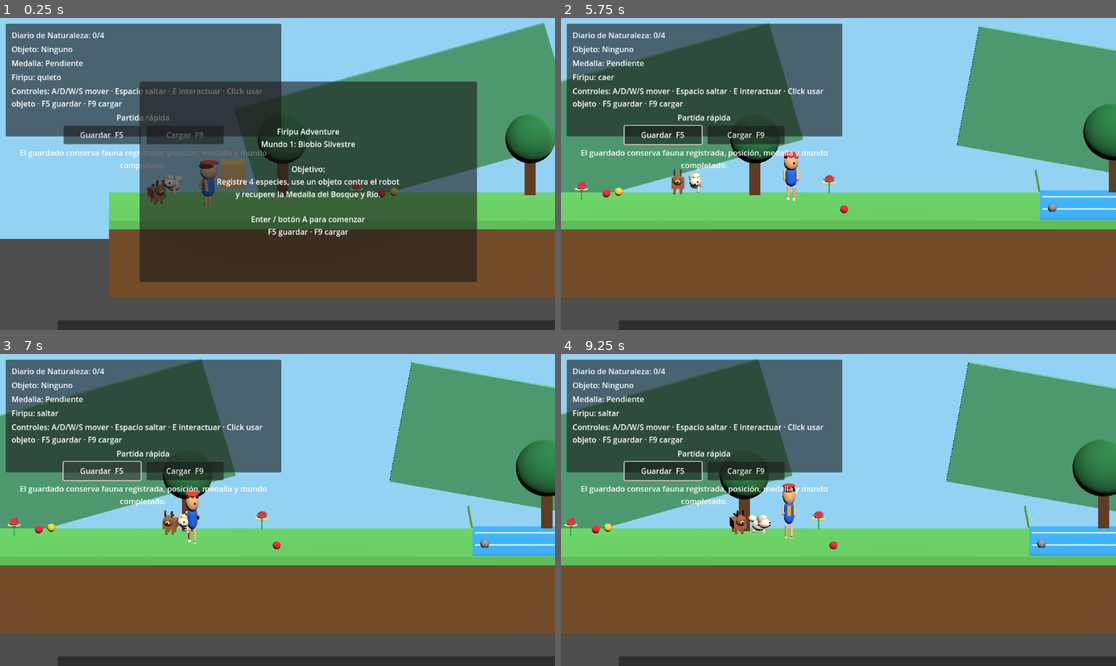
Above: before the commit, frames 1-4 (two rows, left to right).
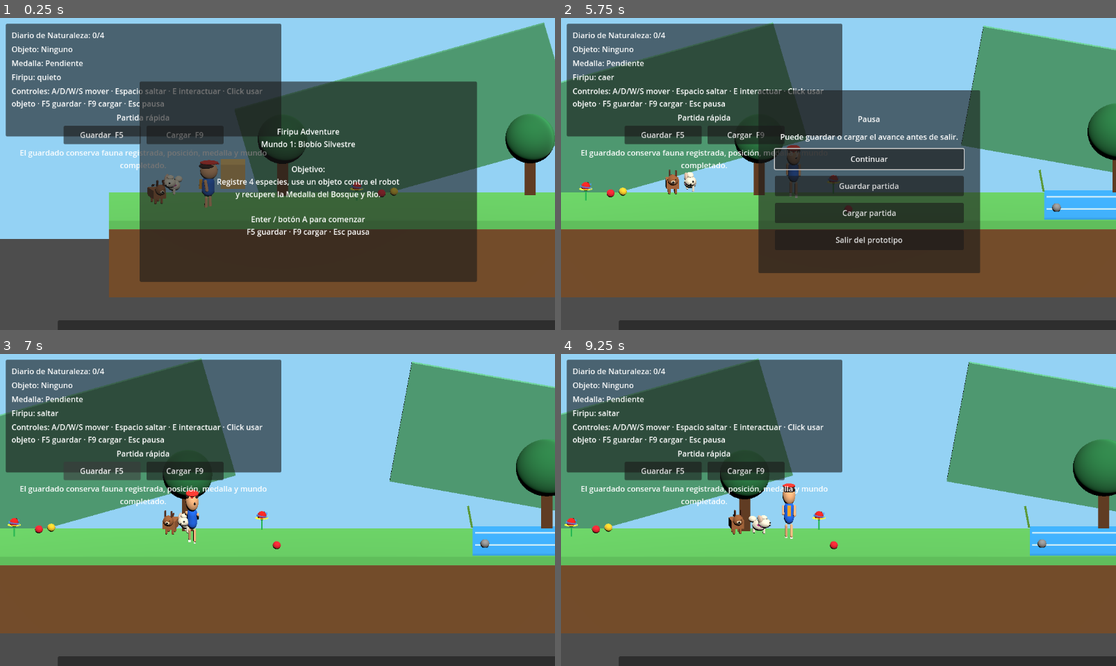
Above: after the commit, the same moments.

Repository: kokoro-kun-1/FiripuAdventure
Game: Godot game, scene res://scenes/levels/level_biobio_prototype.tscn
The game is run twice, just before and just after one commit, with the same random seed, the same clock (stepped at 60 frames per second) and the same inputs.
Inputs (mouse positions are in pixels of both pictures, inside the frame that each line leads up to):
- Up to frame 1 (0.25 s): no input
- Up to frame 2 (5.75 s): click "Guardar F5" at 0.5 s; click "Cargar F9" at 1.25 s; tap Enter (ui_accept) at 2, 3.05, 5.3 s; move the mouse to (960, 158) at 2.02 s; hold D (move_right) 2.03-2.78 s; hold E (interact) 2.03-2.78 s; click (960, 158) at 2.17 s; tap Space (jump) at 2.27, 3.02, 4.52, 5.27 s; tap Shift (run) at 2.3, 2.85, 4.55 s; move the mouse to (727, 189) at 2.77 s; hold S (move_back) 2.78-3.53 s; move the mouse to (894, 105) at 3.52 s; hold D (move_right) 3.53-4.28 s; hold Enter (ui_accept) 3.53-4.28 s; tap E (interact) at 3.8 s; move the mouse to (810, 236) at 4.27 s; hold W (move_forward) 4.28-5.03 s; tap Ctrl (dodge) at 4.35 s; click (810, 236) at 4.42 s; move the mouse to (1005, 220) at 5.02 s; hold A (move_left) from 5.03 s (still down); hold E (interact) from 5.03 s (still down); tap Escape (pause_menu, bound only after the commit) at 5.65 s
- Up to frame 3 (7 s): release A (move_left) at 5.75 s; release E (interact) at 5.75 s; click (310, 494) at 5.75 s, where only the run after the commit has a clickable "Continuar"; move the mouse to (111, 463) at 6.52 s; hold A (move_left) from 6.53 s (still down); tap Shift (run) at 6.6 s; tap Space (jump) at 6.77 s; tap E (interact) at 6.8 s
- Up to frame 4 (9.25 s): move the mouse to (866, 510) at 7.27 s; release A (move_left) at 7.28 s; hold S (move_back) 7.28-8.03 s; hold Enter (ui_accept) 7.28-8.03 s; click (866, 510) at 7.42 s; tap Shift (run) at 7.55 s; move the mouse to (755, 432) at 8.02 s; hold D (move_right) 8.03-8.78 s; click (755, 432) at 8.1 s; tap Space (jump) at 8.27, 9.02 s; tap Enter (ui_accept) at 8.3 s; move the mouse to (960, 494) at 8.77 s; hold W (move_forward) from 8.78 s (still down); hold E (interact) from 8.78 s (still down)

The runs differ from the first frame. In frame 1, 0.4% of the frame differs, in the area x 22-67%, y 26-71%; in frame 2, 25%, in the area x 0-100%, y 1-82%; in frame 3, 0.3%; in frame 4, 0.7%.

Commit message:
feat: add pause menu

Diff:
--- a/scenes/ui/hud.tscn
+++ b/scenes/ui/hud.tscn
@@ -31,7 +31,7 @@
 text = "Firipu: quieto"
 
 [node name="ControlsLabel" type="Label" parent="Panel/VBox"]
-text = "Controles: A/D/W/S mover · Espacio saltar · E interactuar · Click usar objeto · F5 guardar · F9 cargar"
+text = "Controles: A/D/W/S mover · Espacio saltar · E interactuar · Click usar objeto · F5 guardar · F9 cargar · Esc pausa"
 autowrap_mode = 3
 
 [node name="SaveLoadTitle" type="Label" parent="Panel/VBox"]
@@ -89,6 +89,46 @@
 vertical_alignment = 1
 autowrap_mode = 3
 
+[node name="PausePanel" type="Panel" parent="."]
+visible = false
+offset_left = 410.0
+offset_top = 150.0
+offset_right = 870.0
+offset_bottom = 530.0
+
+[node name="PauseVBox" type="VBoxContainer" parent="PausePanel"]
+offset_left = 34.0
+offset_top = 28.0
+offset_right = 426.0
+offset_bottom = 352.0
+theme_override_constants/separation = 14
+alignment = 1
+
+[node name="PauseTitle" type="Label" parent="PausePanel/PauseVBox"]
+text = "Pausa"
+horizontal_alignment = 1
+
+[node name="PauseHint" type="Label" parent="PausePanel/PauseVBox"]
+text = "Puede guardar o cargar el avance antes de salir."
+horizontal_alignment = 1
+autowrap_mode = 3
+
+[node name="ContinueButton" type="Button" parent="PausePanel/PauseVBox"]
+custom_minimum_size = Vector2(300, 42)
+text = "Continuar"
+
+[node name="SaveButton" type="Button" parent="PausePanel/PauseVBox"]
+custom_minimum_size = Vector2(300, 42)
+text = "Guardar partida"
+
+[node name="LoadButton" type="Button" parent="PausePanel/PauseVBox"]
+custom_minimum_size = Vector2(300, 42)
+text = "Cargar partida"
+
+[node name="ExitButton" type="Button" parent="PausePanel/PauseVBox"]
+custom_minimum_size = Vector2(300, 42)
+text = "Salir del prototipo"
+
 [node name="VictoryPanel" type="Panel" parent="."]
 visible = false
 offset_left = 300.0
--- a/scripts/levels/level_biobio_prototype.gd
+++ b/scripts/levels/level_biobio_prototype.gd
@@ -22,6 +22,8 @@
 			hud.save_requested.connect(_on_save_requested)
 		if hud.has_signal("load_requested"):
 			hud.load_requested.connect(_on_load_requested)
+		if hud.has_signal("exit_requested"):
+			hud.exit_requested.connect(_on_exit_requested)
 		if player.has_method("set_input_locked"):
 			player.set_input_locked(true)
 		medal_area.body_entered.connect(_on_medal_area_body_entered)
@@ -65,6 +67,10 @@
 	if hud.has_method("show_message"):
 		hud.show_message("Partida cargada.")
 
+func _on_exit_requested() -> void:
+	print("FLOW_EXIT_REQUESTED Mundo 1 Biobío")
+	get_tree().quit(0)
+
 func _on_medal_area_body_entered(body: Node) -> void:
 	if body == player and player.has_method("obtain_medal"):
 		player.obtain_medal()
--- a/scripts/ui/hud.gd
+++ b/scripts/ui/hud.gd
@@ -3,6 +3,7 @@
 signal start_requested
 signal save_requested
 signal load_requested
+signal exit_requested
 
 @onready var fauna_label: Label = $Panel/VBox/FaunaLabel
 @onready var object_label: Label = $Panel/VBox/ObjectLabel
@@ -14,24 +15,47 @@
 @onready var hint_label: Label = $BottomPanel/HintLabel
 @onready var start_panel: Panel = $StartPanel
 @onready var start_label: Label = $StartPanel/StartLabel
+@onready var pause_panel: Panel = $PausePanel
+@onready var pause_continue_button: Button = $PausePanel/PauseVBox/ContinueButton
+@onready var pause_save_button: Button = $PausePanel/PauseVBox/SaveButton
+@onready var pause_load_button: Button = $PausePanel/PauseVBox/LoadButton
+@onready var pause_exit_button: Button = $PausePanel/PauseVBox/ExitButton
 @onready var victory_panel: Panel = $VictoryPanel
 @onready var victory_label: Label = $VictoryPanel/VictoryLabel
 
 var game_started := false
+var pause_open := false
 var latest_count := 0
 var latest_total := 4
 var latest_object := "Ninguno"
 var latest_medal := "Medalla: Pendiente"
 
 func _ready() -> void:
-	_ensure_xbox_start_action()
+	process_mode = Node.PROCESS_MODE_ALWAYS
+	_ensure_ui_actions()
 	save_button.pressed.connect(_on_save_button_pressed)
 	load_button.pressed.connect(_on_load_button_pressed)
+	pause_continue_button.pressed.connect(close_pause_menu)
+	pause_save_button.pressed.connect(_on_pause_save_button_pressed)
+	pause_load_button.pressed.connect(_on_pause_load_button_pressed)
+	pause_exit_button.pressed.connect(_on_pause_exit_button_pressed)
 	victory_panel.visible = false
+	pause_panel.visible = false
 	start_panel.visible = true
-	start_label.text = "Firipu Adventure\nMundo 1: Biobío Silvestre\n\nObjetivo:\nRegistre 4 especies, use un objeto contra el robot\ny recupere la Medalla del Bosque y Río.\n\nEnter / botón A para comenzar\nF5 guardar · F9 cargar"
-	controls_label.text = "Controles: A/D/W/S mover · Espacio saltar · E interactuar · Click usar objeto · F5 guardar · F9 cargar"
+	start_label.text = "Firipu Adventure\nMundo 1: Biobío Silvestre\n\nObjetivo:\nRegistre 4 especies, use un objeto contra el robot\ny recupere la Medalla del Bosque y Río.\n\nEnter / botón A para comenzar\nF5 guardar · F9 cargar · Esc pausa"
+	controls_label.text = "Controles: A/D/W/S mover · Espacio saltar · E interactuar · Click usar objeto · F5 guardar · F9 cargar · Esc pausa"
 	show_message("Presione Enter o botón A del mando Xbox para comenzar la aventura.")
+
+func _ensure_ui_actions() -> void:
+	_ensure_xbox_start_action()
+	if not InputMap.has_action("pause_menu"):
+		InputMap.add_action("pause_menu")
+	var esc_event := InputEventKey.new()
+	esc_event.keycode = KEY_ESCAPE
+	InputMap.action_add_event("pause_menu", esc_event)
+	var start_event := InputEventJoypadButton.new()
+	start_event.button_index = JOY_BUTTON_START
+	InputMap.action_add_event("pause_menu", start_event)
 
 func _ensure_xbox_start_action() -> void:
 	if not InputMap.has_action("ui_accept"):
@@ -46,6 +70,9 @@
 func _unhandled_input(event: InputEvent) -> void:
 	if not game_started and event.is_action_pressed("ui_accept"):
 		start_game()
+		return
+	if game_started and event.is_action_pressed("pause_menu"):
+		toggle_pause_menu()
 
 func bind_player(player: Node) -> void:
 	if player.has_signal("collected_changed"):
@@ -69,6 +96,32 @@
 	show_message("Avance por el sendero: registre la fauna, tome piedra/rama y enfrente al robot.")
 	start_requested.emit()
 
+func toggle_pause_menu() -> void:
+	if pause_open:
+		close_pause_menu()
+	else:
+		open_pause_menu()
+
+func open_pause_menu() -> void:
+	if pause_open:
+		return
+	pause_open = true
+	pause_panel.visible = true
+	get_tree().paused = true
+	pause_continue_button.grab_focus()
+	show_message("Pausa: puede guardar, cargar, continuar o salir.")
+
+func close_pause_menu() -> void:
+	if not pause_open:
+		return
+	pause_open = false
+	pause_panel.visible = false
+	get_tree().paused = false
+	show_message("Juego reanudado.")
+
+func is_pause_menu_open() -> bool:
+	return pause_open
+
 func show_message(text: String) -> void:
 	hint_label.text = text
 
@@ -79,6 +132,19 @@
 func _on_load_button_pressed() -> void:
 	show_message("Cargando partida...")
 	load_requested.emit()
+
+func _on_pause_save_button_pressed() -> void:
+	show_message("Guardando desde pausa...")
+	save_requested.emit()
+
+func _on_pause_load_button_pressed() -> void:
+	show_message("Cargando desde pausa...")
+	load_requested.emit()
+
+func _on_pause_exit_button_pressed() -> void:
+	show_message("Saliendo del prototipo...")
+	get_tree().paused = false
+	exit_requested.emit()
 
 func show_victory() -> void:
 	var fauna_summary := "Fauna registrada: %d/%d" % [latest_count, latest_total]
--- /dev/null
+++ b/tests/pause_menu_test.gd
@@ -0,0 +1,76 @@
+extends Node
+
+const TestUtils = preload("res://tests/test_utils.gd")
+const TEST_NAME: String = "PAUSE_MENU_TEST"
+
+var level: Node = null
+
+func _ready() -> void:
+    print(TEST_NAME, ": starting")
+    level = TestUtils.load_main_level(self, TEST_NAME)
+    if level == null:
+        return
+    call_deferred("_run_test")
+
+func _run_test() -> void:
+    await get_tree().process_frame
+
+    TestUtils.remove_save_file()
+
+    var firipu: Node = TestUtils.firipu_node(level, self, TEST_NAME)
+    var hud: Node = TestUtils.required_node(level, "HUD", self, TEST_NAME, "HUD")
+    if firipu == null or hud == null:
+        return
+
+    var pause_panel: Panel = TestUtils.required_node(hud, "PausePanel", self, TEST_NAME, "pause panel") as Panel
+    var continue_button: Button = TestUtils.required_node(hud, "PausePanel/PauseVBox/ContinueButton", self, TEST_NAME, "continue button") as Button
+    var save_button: Button = TestUtils.required_node(hud, "PausePanel/PauseVBox/SaveButton", self, TEST_NAME, "pause save button") as Button
+    var load_button: Button = TestUtils.required_node(hud, "PausePanel/PauseVBox/LoadButton", self, TEST_NAME, "pause load button") as Button
+    var exit_button: Button = TestUtils.required_node(hud, "PausePanel/PauseVBox/ExitButton", self, TEST_NAME, "pause exit button") as Button
+    if pause_panel == null or continue_button == null or save_button == null or load_button == null or exit_button == null:
+        return
+
+    if pause_panel.visible:
+        TestUtils.fail(self, TEST_NAME, "pause panel should start hidden")
+        return
+
+    hud.call("start_game")
+    hud.call("open_pause_menu")
+
+    if not bool(hud.call("is_pause_menu_open")):
+        TestUtils.fail(self, TEST_NAME, "pause menu did not open")
+        return
+    if not pause_panel.visible:
+        TestUtils.fail(self, TEST_NAME, "pause panel not visible after open")
+        return
+    if not get_tree().paused:
+        TestUtils.fail(self, TEST_NAME, "scene tree was not paused")
+        return
+
+    var initial_collected: int = int(firipu.call("get_collected"))
+    save_button.pressed.emit()
+    if not TestUtils.assert_save_file_exists(self, TEST_NAME, "pause save button"):
+        get_tree().paused = false
+        return
+
+    firipu.call("set_collected", clampi(initial_collected + 1, 0, int(firipu.get("total_collectibles"))))
+    load_button.pressed.emit()
+    var loaded_collected: int = int(firipu.call("get_collected"))
+    print(TEST_NAME, ": loaded_collected=", loaded_collected, " initial=", initial_collected)
+    if loaded_collected != initial_collected:
+        TestUtils.fail(self, TEST_NAME, "pause load button did not restore saved state")
+        get_tree().paused = false
+        return
+
+    continue_button.pressed.emit()
+    if bool(hud.call("is_pause_menu_open")):
+        TestUtils.fail(self, TEST_NAME, "continue button did not close pause menu")
+        get_tree().paused = false
+        return
+    if get_tree().paused:
+        TestUtils.fail(self, TEST_NAME, "continue button did not unpause scene tree")
+        get_tree().paused = false
+        return
+
+    print(TEST_NAME, ": PASS")
+    get_tree().quit(0)
--- /dev/null
+++ b/tests/pause_menu_test.tscn
@@ -0,0 +1,6 @@
+[gd_scene load_steps=2 format=3]
+
+[ext_resource type="Script" path="res://tests/pause_menu_test.gd" id="1_pause_menu"]
+
+[node name="PauseMenuTest" type="Node"]
+script = ExtResource("1_pause_menu")
Not shown, changed: scripts/run_tests.sh
